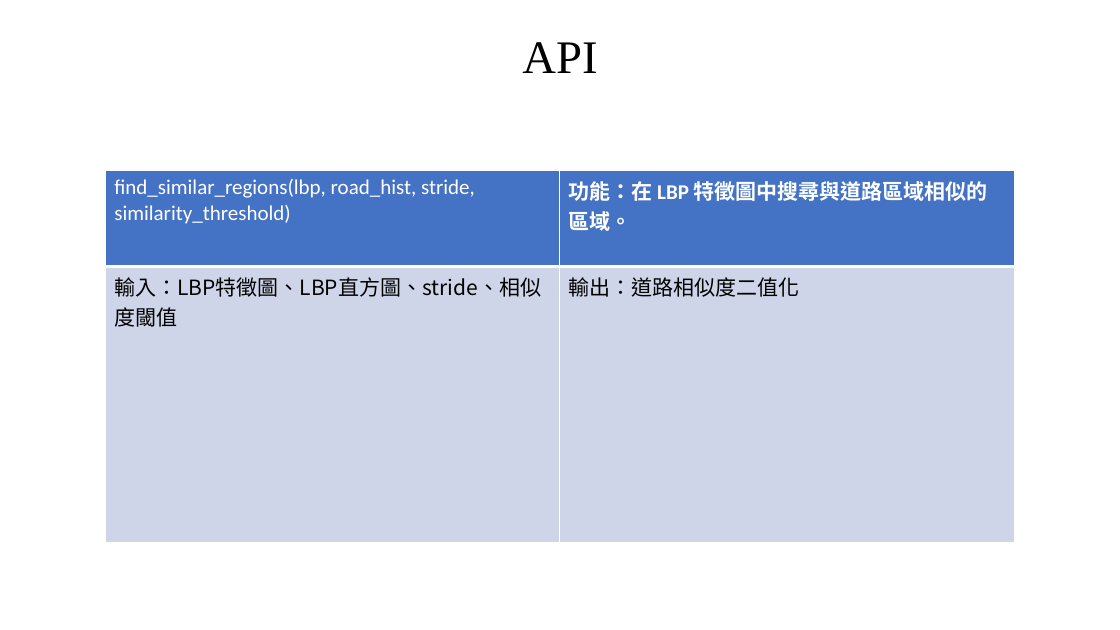
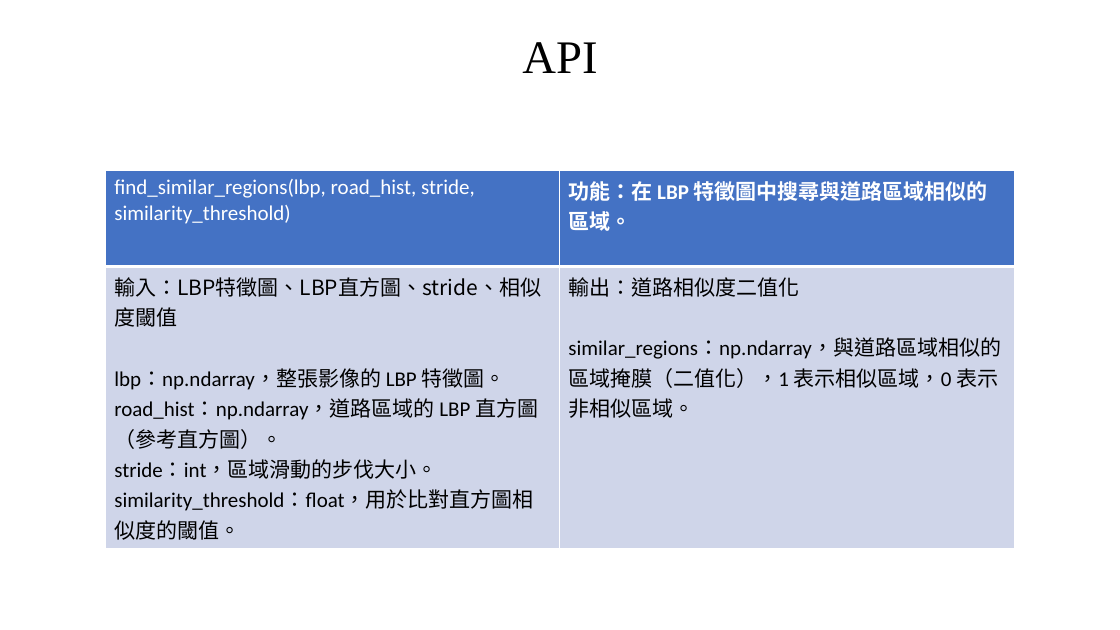
Before and after one commit to a147852z/embedded_image, a slide deck: slide 9 of 嵌入式影像處理.pptx. Drawn at 1120x630 pixels with LibreOffice and Linux fonts; fonts in the diff are those of the drawing. Boxes give left, top, right and bottom in pixels: in the first picture for what was removed or moved away, otherwise in the second. Text is boxed around its words. In the diff, an @@ line names an element or a change of style, - is before the commit and + after.

```diff
--- a/嵌入式影像處理.pptx
+++ b/嵌入式影像處理.pptx
@@ table at (106, 171, 1015, 544) @@
-row 2, column 1: 輸入：LBP特徵圖、LBP直方圖、stride、相似度閾值
+row 2, column 1: 輸入：LBP特徵圖、LBP直方圖、stride、相似度閾值 / lbp：np.ndarray，整張影像的 LBP 特徵圖。road_hist：np.ndarray，道路區域的 LBP 直方圖（參考直方圖）。 / stride：int，區域滑動的步伐大小。similarity_threshold：float，用於比對直方圖相似度的閾值。
-row 2, column 2: 輸出：道路相似度二值化
+row 2, column 2: 輸出：道路相似度二值化 / similar_regions：np.ndarray，與道路區域相似的區域掩膜（二值化），1 表示相似區域，0 表示非相似區域。
```
Also in this commit, not shown: 9 other slides changed.
